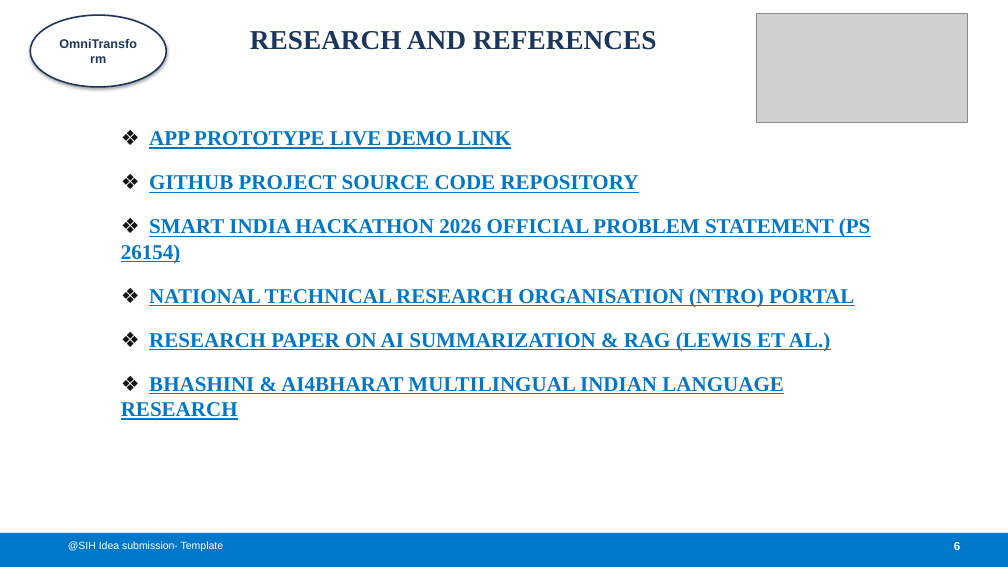
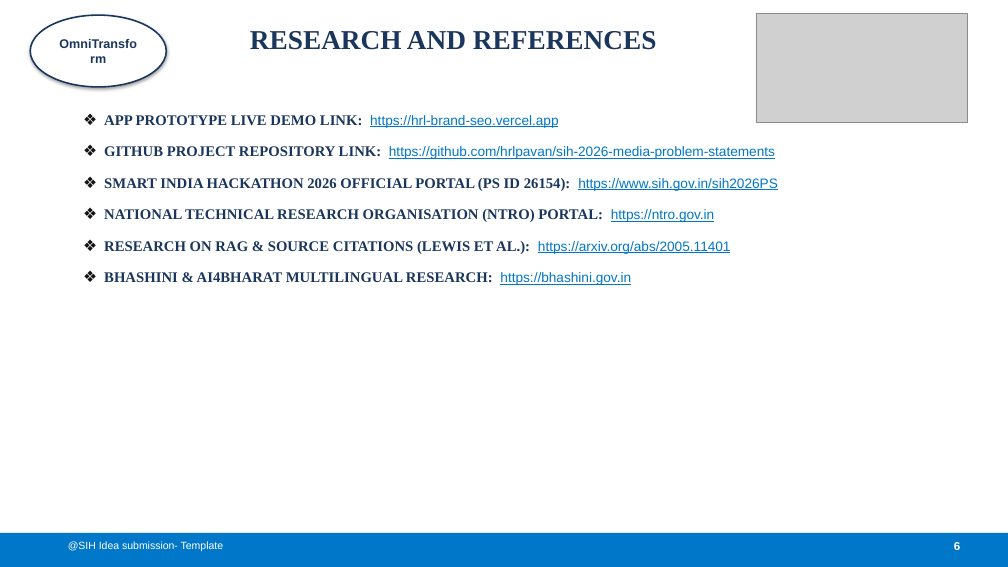
Before and after one commit to hrlpavan/sih-2026-media-problem-statements, a slide deck: slide 6 of SIH2026_Idea_Presentation_PS26154.pptx. Drawn at 1008x567 pixels with LibreOffice and Linux fonts; fonts in the diff are those of the drawing; grey boxes stand for pictures. Boxes give left, top, right and bottom in pixels: in the first picture for what was removed or moved away, otherwise in the second. Text is boxed around its words. In the diff, an @@ line names an element or a change of style, - is before the commit and + after.

Commit message:
Update README and PPTX with live interactive App Prototype Demo links and video walkthrough

```diff
--- a/SIH2026_Idea_Presentation_PS26154.pptx
+++ b/SIH2026_Idea_Presentation_PS26154.pptx
@@ text at [104, 115, 778, 285]: text changed; size 20 to 14 pt; text colour #0077C8 to #1B365D @@
-❖ APP PROTOTYPE LIVE DEMO LINK
-❖ GITHUB PROJECT SOURCE CODE REPOSITORY
-❖ SMART INDIA HACKATHON 2026 OFFICIAL PROBLEM STATEMENT (PS 26154)
-❖ NATIONAL TECHNICAL RESEARCH ORGANISATION (NTRO) PORTAL
-❖ RESEARCH PAPER ON AI SUMMARIZATION & RAG (LEWIS ET AL.)
-❖ BHASHINI & AI4BHARAT MULTILINGUAL INDIAN LANGUAGE RESEARCH
+❖ APP PROTOTYPE LIVE DEMO LINK: https://hrl-brand-seo.vercel.app
+❖ GITHUB PROJECT REPOSITORY LINK: https://github.com/hrlpavan/sih-2026-media-problem-statements
+❖ SMART INDIA HACKATHON 2026 OFFICIAL PORTAL (PS ID 26154): https://www.sih.gov.in/sih2026PS
+❖ NATIONAL TECHNICAL RESEARCH ORGANISATION (NTRO) PORTAL: https://ntro.gov.in
+❖ RESEARCH ON RAG & SOURCE CITATIONS (LEWIS ET AL.): https://arxiv.org/abs/2005.11401
+❖ BHASHINI & AI4BHARAT MULTILINGUAL RESEARCH: https://bhashini.gov.in
```
Also in this commit, not shown: 1 other slide changed, 2 other files.
